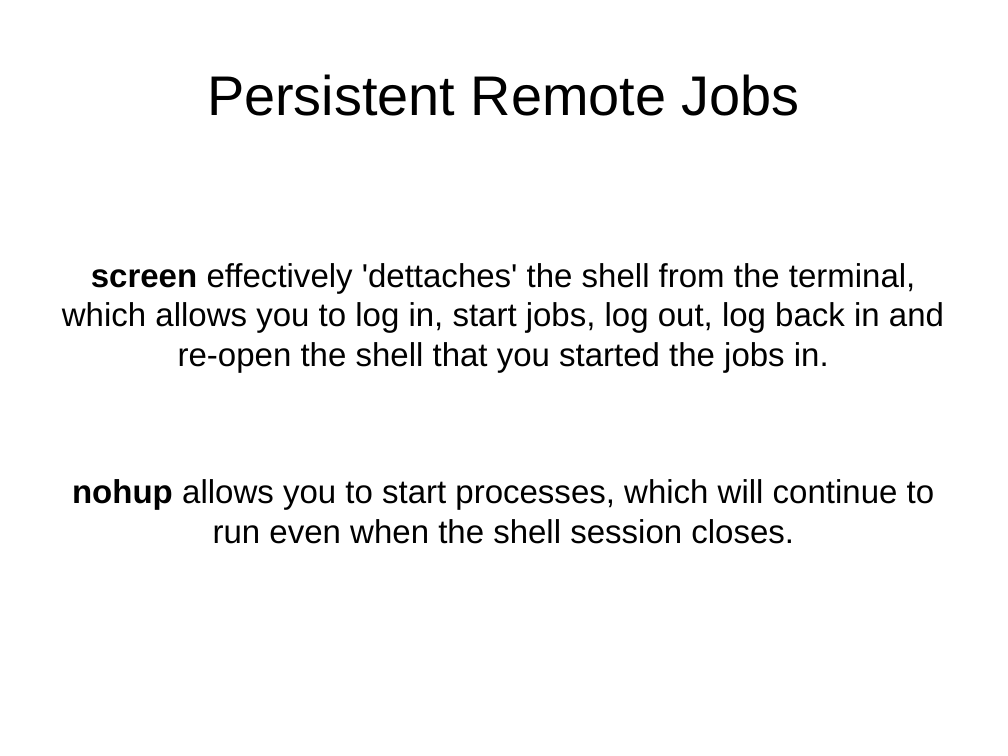
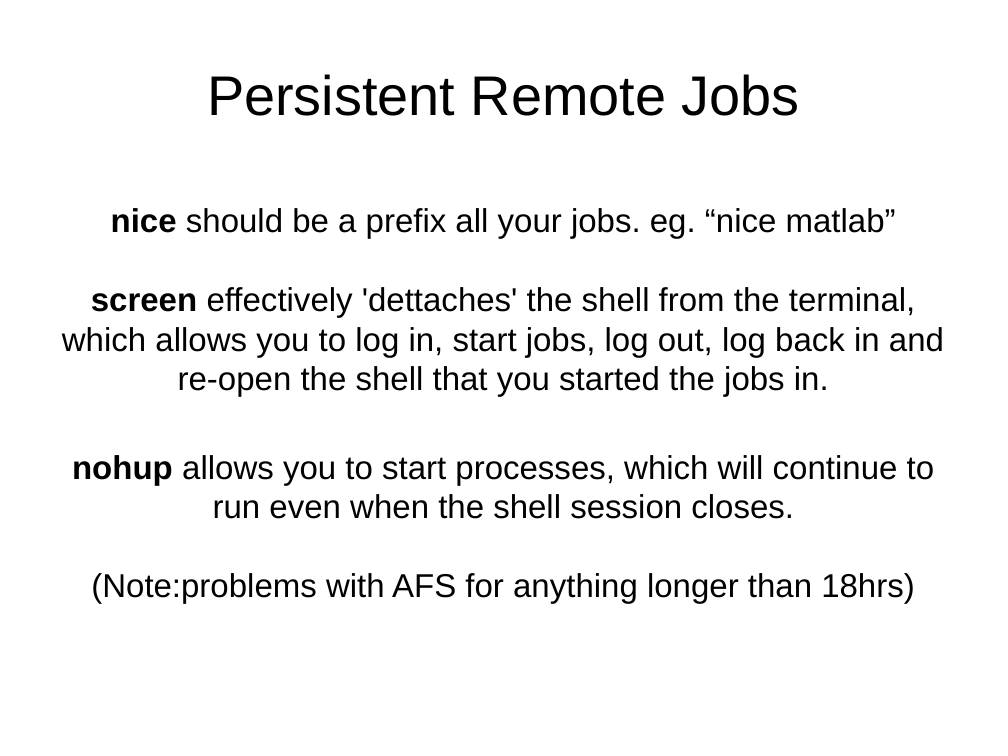
Before and after one commit to mikehulluk/IntroductionToResearchComputing, a slide deck: slide 12 of Wk2/WorkingRemotelyAndSynchronously.odp (slide 11 before the commit). Drawn at 1008x756 pixels with LibreOffice and Linux fonts; fonts in the diff are those of the drawing. Boxes give left, top, right and bottom in pixels: in the first picture for what was removed or moved away, otherwise in the second. Text is boxed around its words. In the diff, an @@ line names an element or a change of style, - is before the commit and + after.

```diff
--- a/Wk2/WorkingRemotelyAndSynchronously.odp
+++ b/Wk2/WorkingRemotelyAndSynchronously.odp
@@ subtitle at <box>111,208,896,239</box>: paragraph added @@
+nice should be a prefix all your jobs. eg. “nice matlab”
@@ subtitle at <box>91,573,915,604</box>: paragraph added @@
+(Note:problems with AFS for anything longer than 18hrs)
```
Also in this commit, not shown: 4 other slides changed, 3 slides added.
